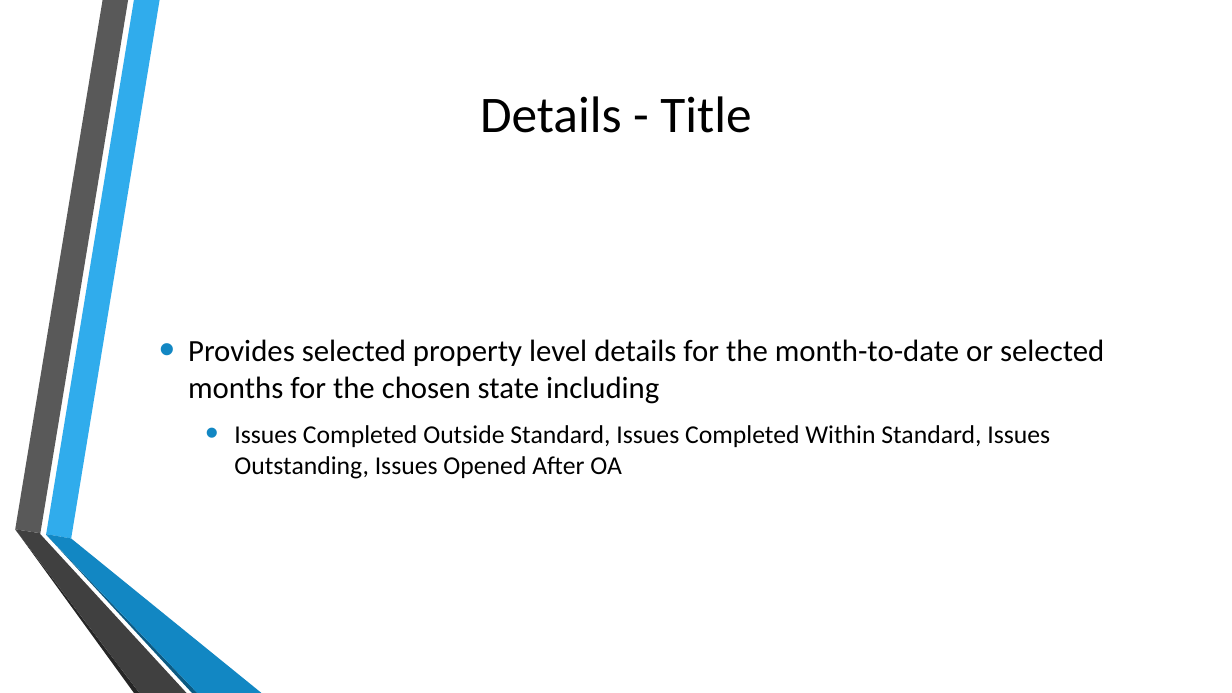
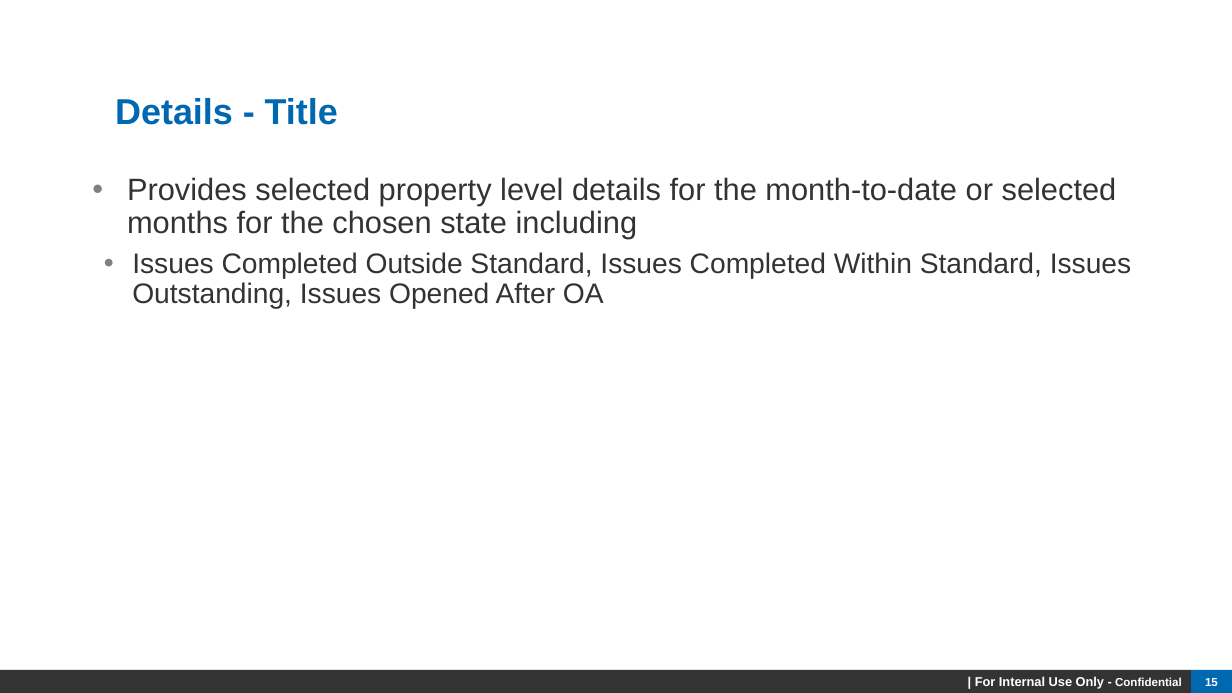
Before and after one commit to maxchen1220/Project, a slide deck: slide 15 of Supplier Scorecard Project Review.pptx (slide 11 before the commit). Drawn at 1232x693 pixels with LibreOffice and Linux fonts; fonts in the diff are those of the drawing; background and template pictures are left out. Boxes give left, top, right and bottom in pixels: in the first picture for what was removed or moved away, otherwise in the second. Text is boxed around its words. In the diff, an @@ line names an element or a change of style, - is before the commit and + after.

```diff
--- a/Supplier Scorecard Project Review.pptx
+++ b/Supplier Scorecard Project Review.pptx
@@ title "Details - Title" at (x1=115, y1=98, x2=338, y2=125): size 40 to 28 pt, font Calibri to Arial, text colour #000000 to #0067B1, bold on; alignment centre to left; line spacing 1 to 0.95 @@
@@ text "Provides selected property level details ..." moved from (x1=188, y1=339, x2=1104, y2=479) to (x1=127, y1=177, x2=1131, y2=309) @@
@@ text "Provides selected property level details ..." at (x1=127, y1=177, x2=1131, y2=309): font Calibri to Arial, text colour #000000 to #333333; size 20 to 22 pt in "Issues Completed Outside Standard, Issues Completed Within ..."; indent changed; line spacing 1 to 0.9; bullet colour #1287C3 to #808080; less space between paragraphs; vertical alignment middle to top @@
@@ group removed at (x1=15, y1=0, x2=262, y2=693): 6 freeform shapes @@
@@ rectangle added at (x1=0, y1=670, x2=1191, y2=693), fill #333333, 10 pt, text #FFFFFF, bold @@
+| For Internal Use Only - Confidential
@@ page number added at (x1=1191, y1=670, x2=1232, y2=693), fill #0067B1, 9 pt, text #FFFFFF, bold @@
+15
```
Also in this commit, not shown: 12 other slides changed, 6 slides added, 1 slide removed.
